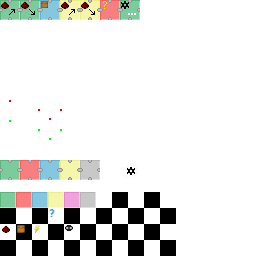
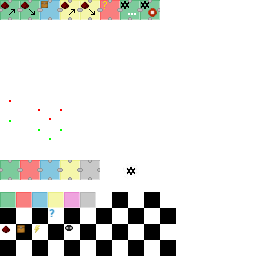
Layered file, before and after one edit (256x256). Changes by layer:
painted on "icons.png" over box(140, 0, 160, 20)
